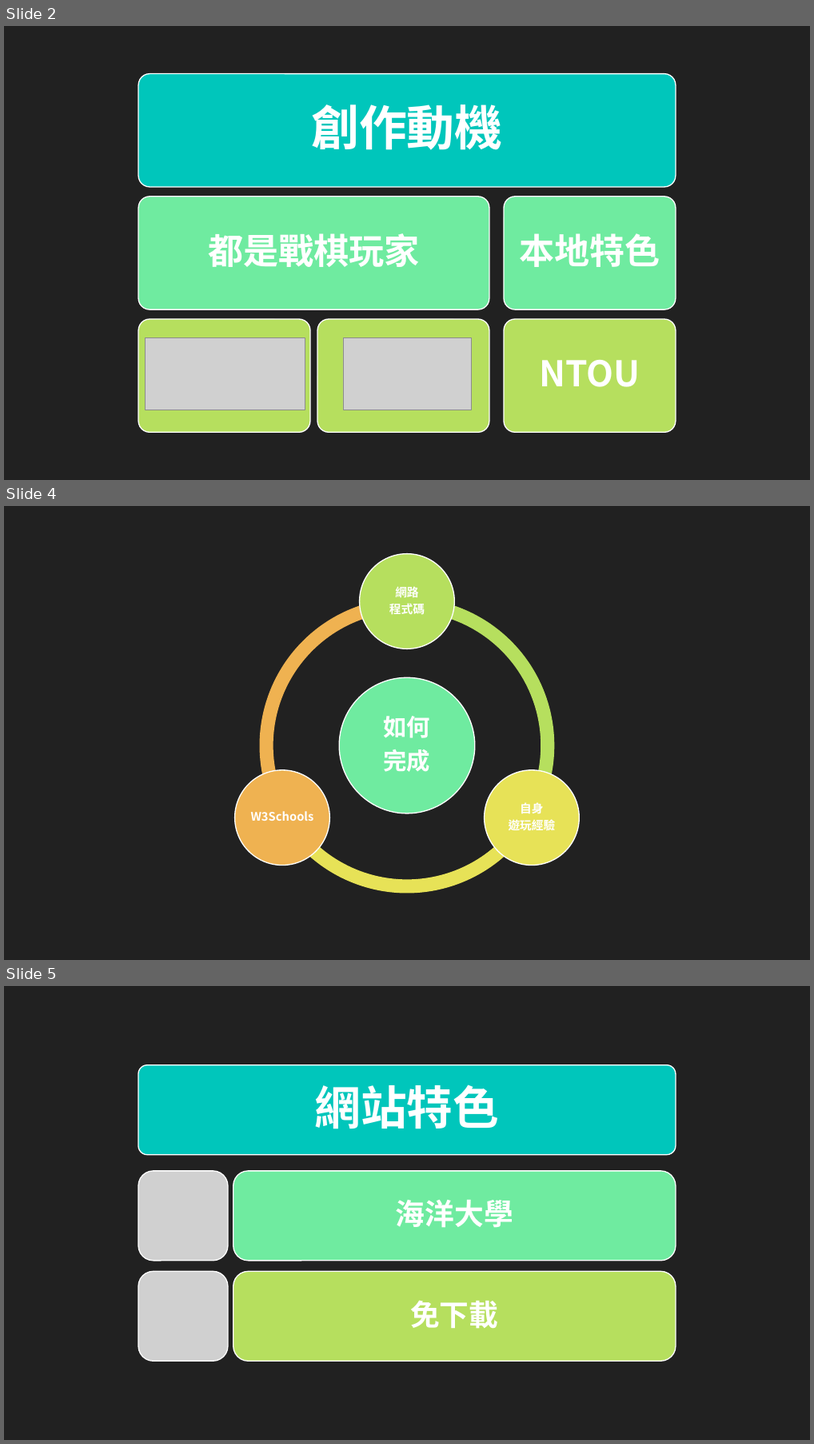
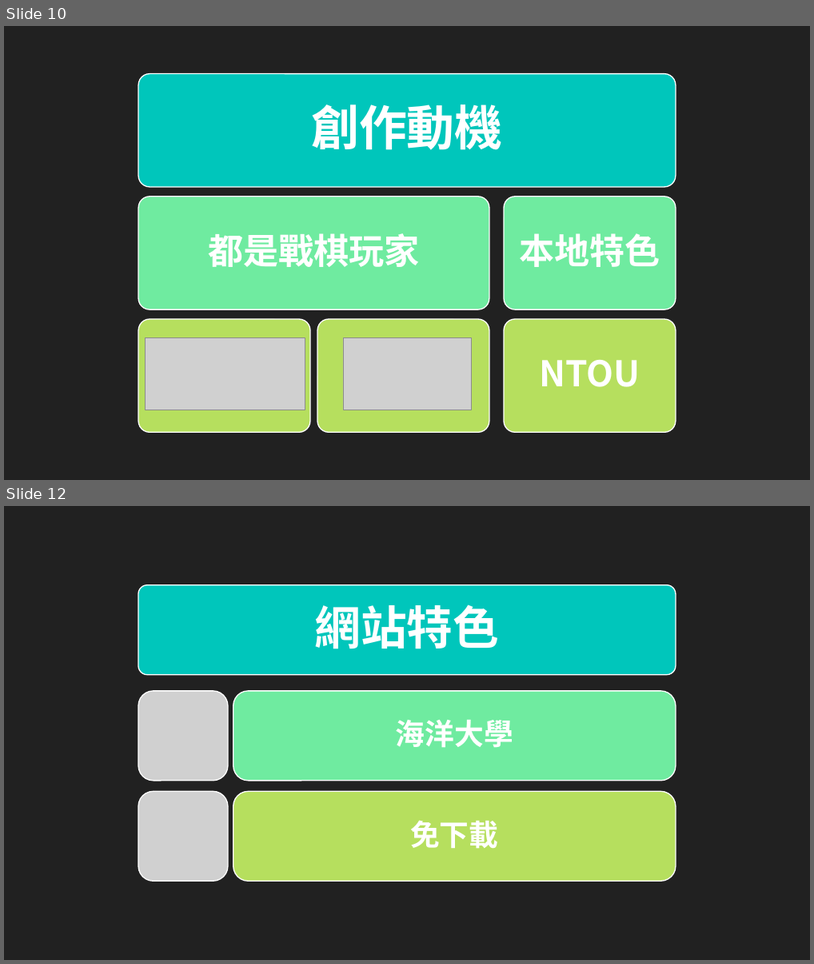
Before and after one commit to R1Vix/tRPG, a slide deck: 說明.pptx. Shown one above the other, each under a label of ours: slides 2, 4 and 5 before the commit, slides 10 and 12 after it; the slides between them are not shown. The pictures are 814x1444 and 814x964 pixels, drawn with LibreOffice and Linux fonts; fonts in the diff are those of the drawing; grey boxes stand for pictures. Boxes give left, top, right and bottom in pixels: in the first picture for what was removed or moved away, otherwise in the second. Text is boxed around its words. In the diff, an @@ line names an element or a change of style, - is before the commit and + after.

```diff
--- a/說明.pptx
+++ b/說明.pptx
@@ slide 4 removed at <box>4,506,810,960</box>, background #212121 @@
@@ group removed at <box>235,554,579,893</box>: 4 ellipses, 4 texts, 3 arch (boxed as its full ring)s @@
-如何
-完成
-網路
-程式碼
-自身
-遊玩經驗
-W3Schools
@@ what was slide 2 is now slide 10 @@
@@ what was slide 5 is now slide 12 @@
```
Also in this commit, not shown: 1 slide changed, 8 slides added.
